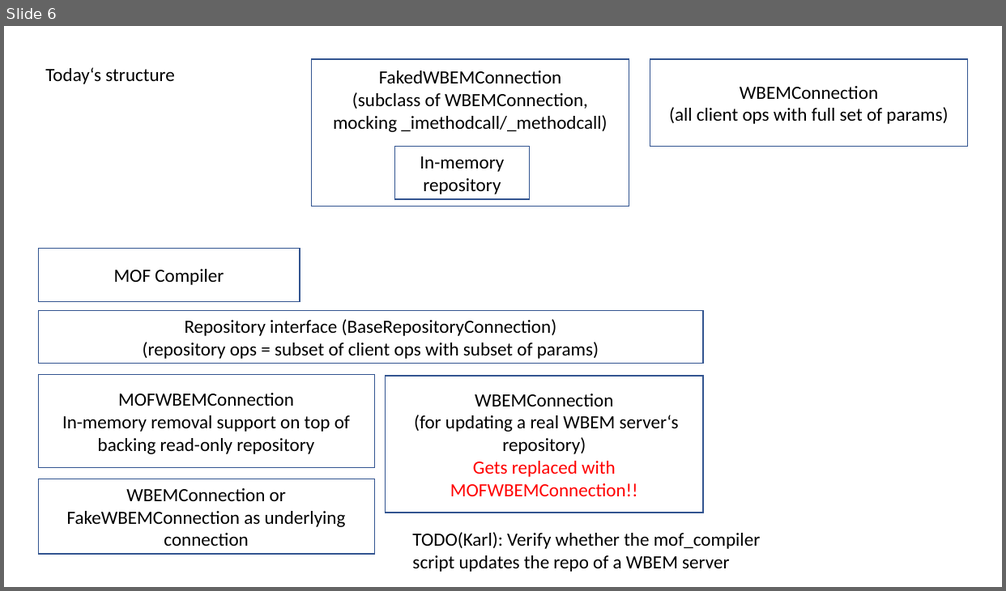
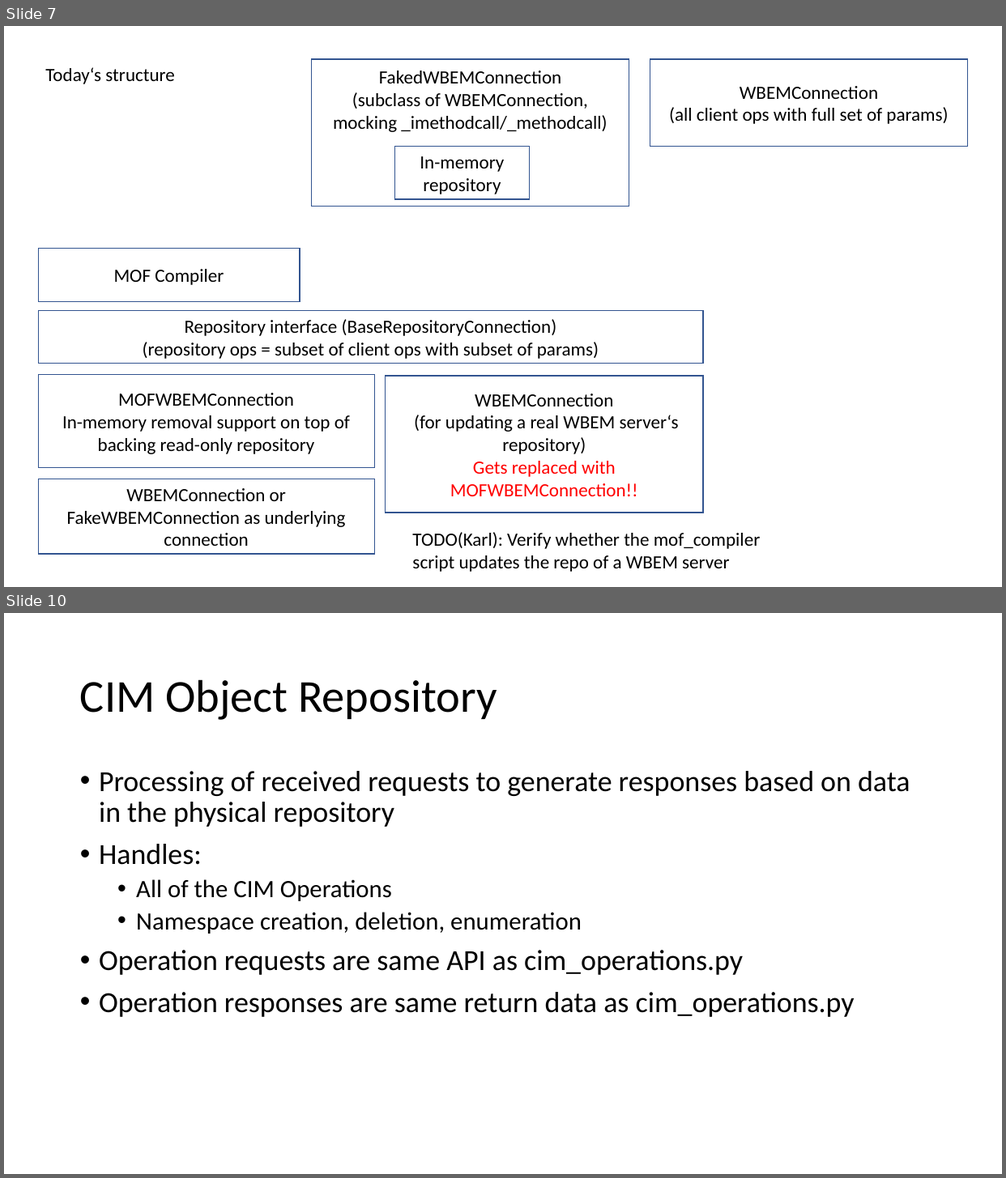
Before and after one commit to pywbem/pywbem, a slide deck: design/RepositoryStructure.pptx. Shown one above the other, each under a label of ours: slide 6 before the commit, slides 7 and 10 after it; the slides between them are not shown. The pictures are 1006x591 and 1006x1178 pixels, drawn with LibreOffice and Linux fonts; fonts in the diff are those of the drawing. Boxes give left, top, right and bottom in pixels: in the first picture for what was removed or moved away, otherwise in the second. Text is boxed around its words. In the diff, an @@ line names an element or a change of style, - is before the commit and + after.

```diff
--- a/design/RepositoryStructure.pptx
+++ b/design/RepositoryStructure.pptx
@@ slide 10 added at (4, 613, 1002, 1174), background #FFFFFF @@
@@ title added at (80, 679, 497, 720), 44 pt, text #000000 @@
+CIM Object Repository
@@ text added at (99, 771, 910, 1017), 28 pt, text #000000 @@
+• Processing of received requests to generate responses based on data in the physical repository
+• Handles:
+  • All of the CIM Operations
+  • Namespace creation, deletion, enumeration
+• Operation requests are same API as cim_operations.py
+• Operation responses are same return data as cim_operations.py
@@ what was slide 6 is now slide 7 @@
```
Also in this commit, not shown: 5 other slides added.
